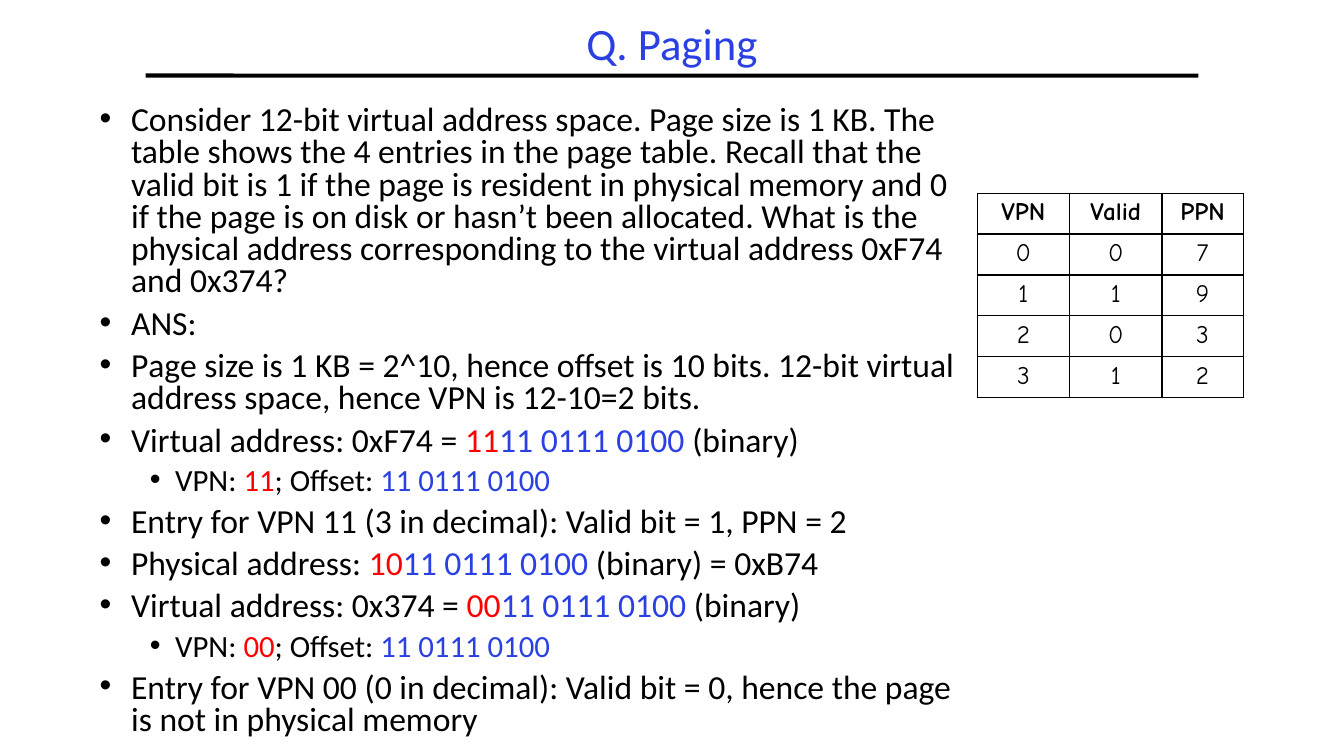
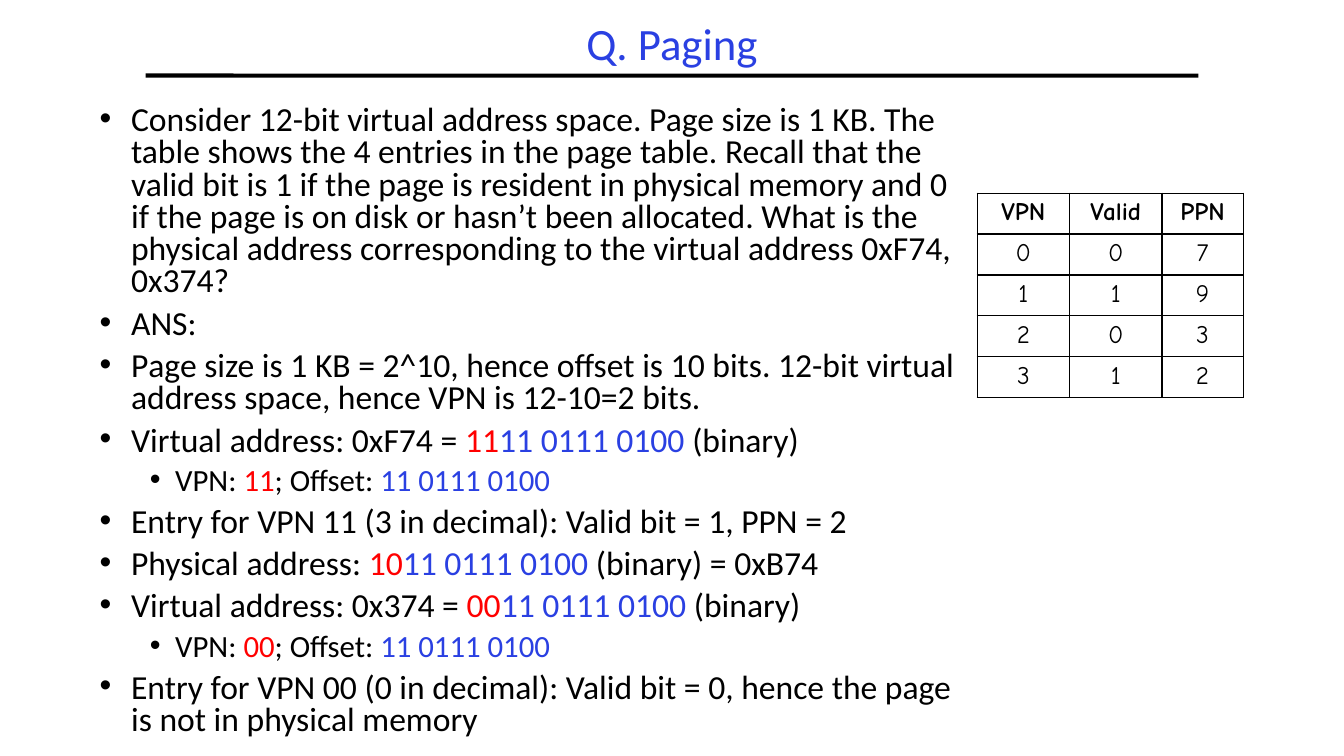
Before and after one commit to guhofstra/CSC256Fa25, a slide deck: slide 9 of PPTs/L8-Exercises ANS.pptx. Drawn at 1344x756 pixels with LibreOffice and Linux fonts; fonts in the diff are those of the drawing. Boxes give left, top, right and bottom in pixels: in the first picture for what was removed or moved away, otherwise in the second. Text is boxed around its words. In the diff, an @@ line names an element or a change of style, - is before the commit and + after.

```diff
--- a/PPTs/L8-Exercises ANS.pptx
+++ b/PPTs/L8-Exercises ANS.pptx
@@ text at (131,107,950,293): text changed @@
-• Consider 12-bit virtual address space. Page size is 1 KB. The table shows the 4 entries in the page table. Recall that the valid bit is 1 if the page is resident in physical memory and 0 if the page is on disk or hasn’t been allocated. What is the physical address corresponding to the virtual address 0xF74 and 0x374?
+• Consider 12-bit virtual address space. Page size is 1 KB. The table shows the 4 entries in the page table. Recall that the valid bit is 1 if the page is resident in physical memory and 0 if the page is on disk or hasn’t been allocated. What is the physical address corresponding to the virtual address 0xF74, 0x374?
```
Also in this commit, not shown: 4 other files.
